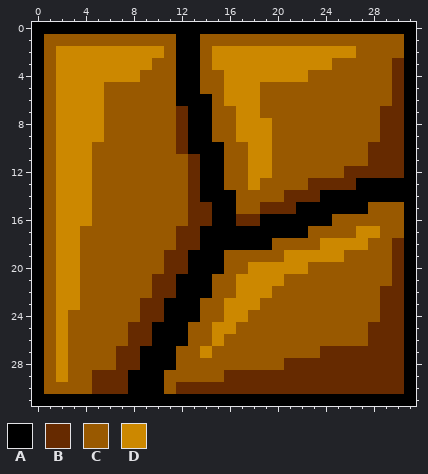
One commit to this pixel-art sprite: core/ui/assets/ireland/block_01.gif. Above is the file before it was changed.
The file is 32x32 pixels.
Palette (. is transparent): A #000000  B #662a00  C #995900  D #cc8800
The result:
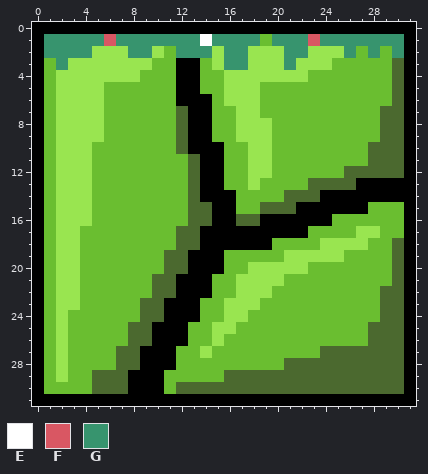
Colours new in this view: E #ffffff  F #d95763  G #37946e
Difference:
{"colour":"B","old":"#662a00","new":"#4b692f"}
{"colour":"C","old":"#995900","new":"#6abe30"}
{"colour":"D","old":"#cc8800","new":"#99e550"}
{"y":1,"x":1,"old":"CCCCCCCCCCCAACCCCC","new":"GGGGGFGGGGGGGEGGGG"}
{"y":1,"x":20,"old":"CCCCCCCCCCC","new":"GGGFGGGGGGG"}
{"y":2,"x":1,"old":"CDDD","new":"GGGG"}
{"y":2,"x":8,"old":"DD","new":"GG"}
{"y":2,"x":12,"old":"AAC","new":"GGG"}
{"y":2,"x":16,"old":"DD","new":"GG"}
{"y":2,"x":21,"old":"DD","new":"GG"}
{"y":2,"x":26,"old":"D","new":"G"}
{"y":2,"x":28,"old":"C","new":"G"}
{"y":2,"x":30,"old":"C","new":"G"}
{"y":3,"x":2,"old":"D","new":"G"}
{"y":3,"x":16,"old":"DD","new":"GG"}
{"y":3,"x":21,"old":"D","new":"G"}
{"label":"changed","picture_box":[44,34,404,394]}
